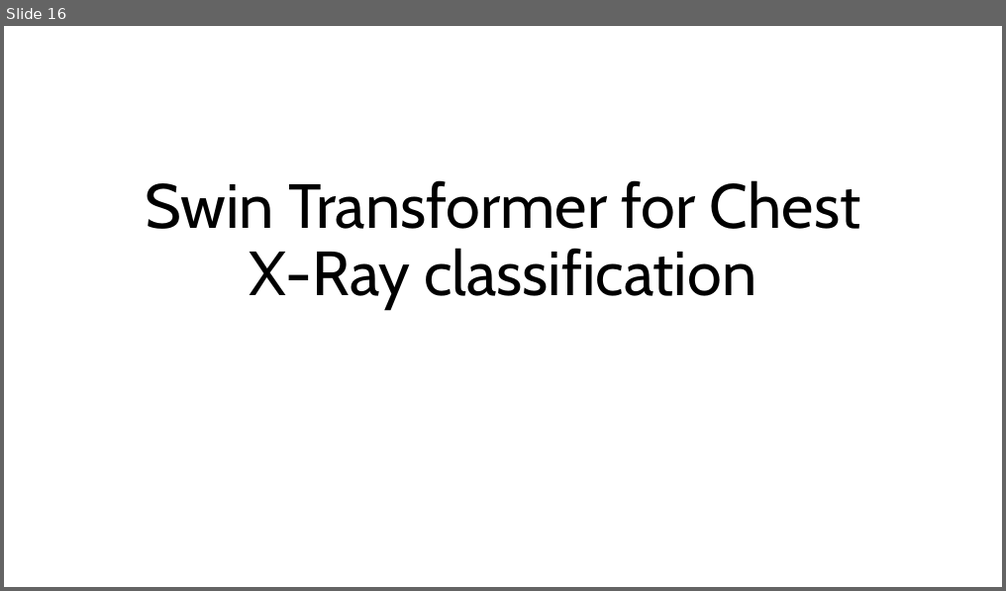
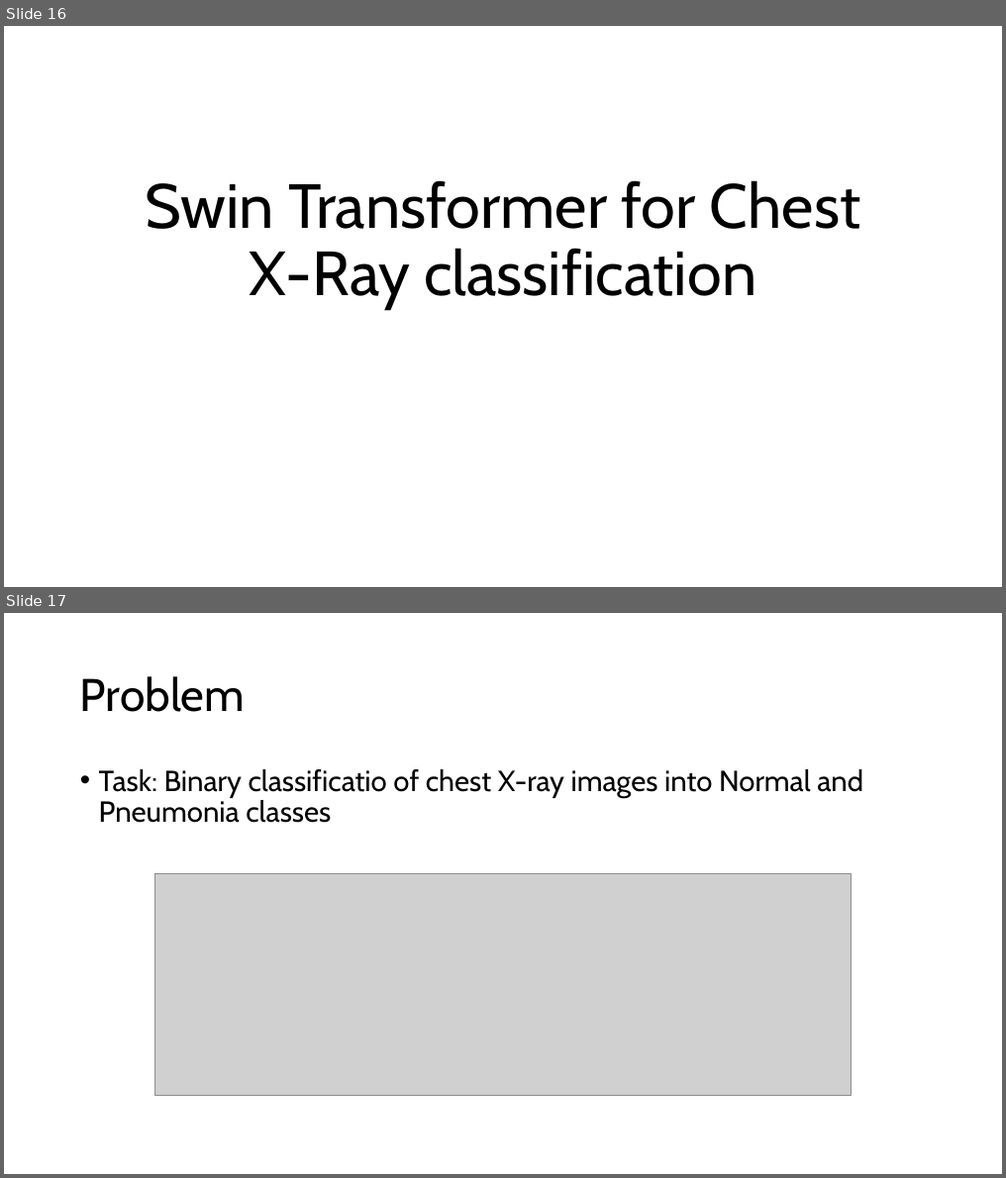
Before and after one commit to ma3ti/Swin-transformer-ChestXray, a slide deck: Swin.pptx. Shown one above the other, each under a label of ours: slide 16 before the commit, slides 16 and 17 after it. The pictures are 1006x591 and 1006x1178 pixels, drawn with LibreOffice and Linux fonts; fonts in the diff are those of the drawing; grey boxes stand for pictures. Boxes give left, top, right and bottom in pixels: in the first picture for what was removed or moved away, otherwise in the second. Text is boxed around its words. In the diff, an @@ line names an element or a change of style, - is before the commit and + after.

```diff
--- a/Swin.pptx
+++ b/Swin.pptx
@@ slide 17 added at <box>4,613,1002,1174</box>, background #FFFFFF @@
@@ title added at <box>80,676,245,712</box>, 44 pt, text #000000 @@
+Problem
@@ text added at <box>99,769,863,823</box>, 28 pt, text #000000 @@
+• Task: Binary classificatio of chest X-ray images into Normal and Pneumonia classes
@@ picture added at <box>155,874,851,1096</box> @@
```
Also in this commit, not shown: 9 other slides added, 2 slides removed, 1 other file.
